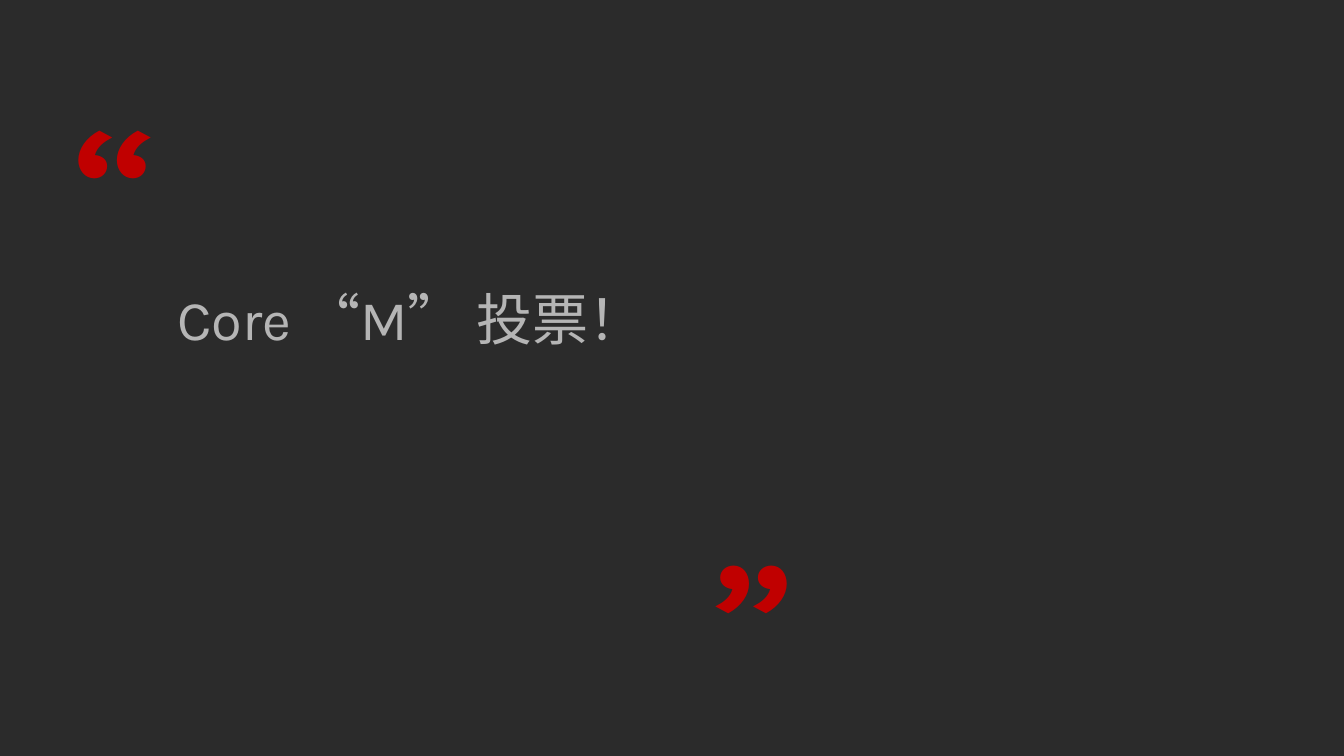
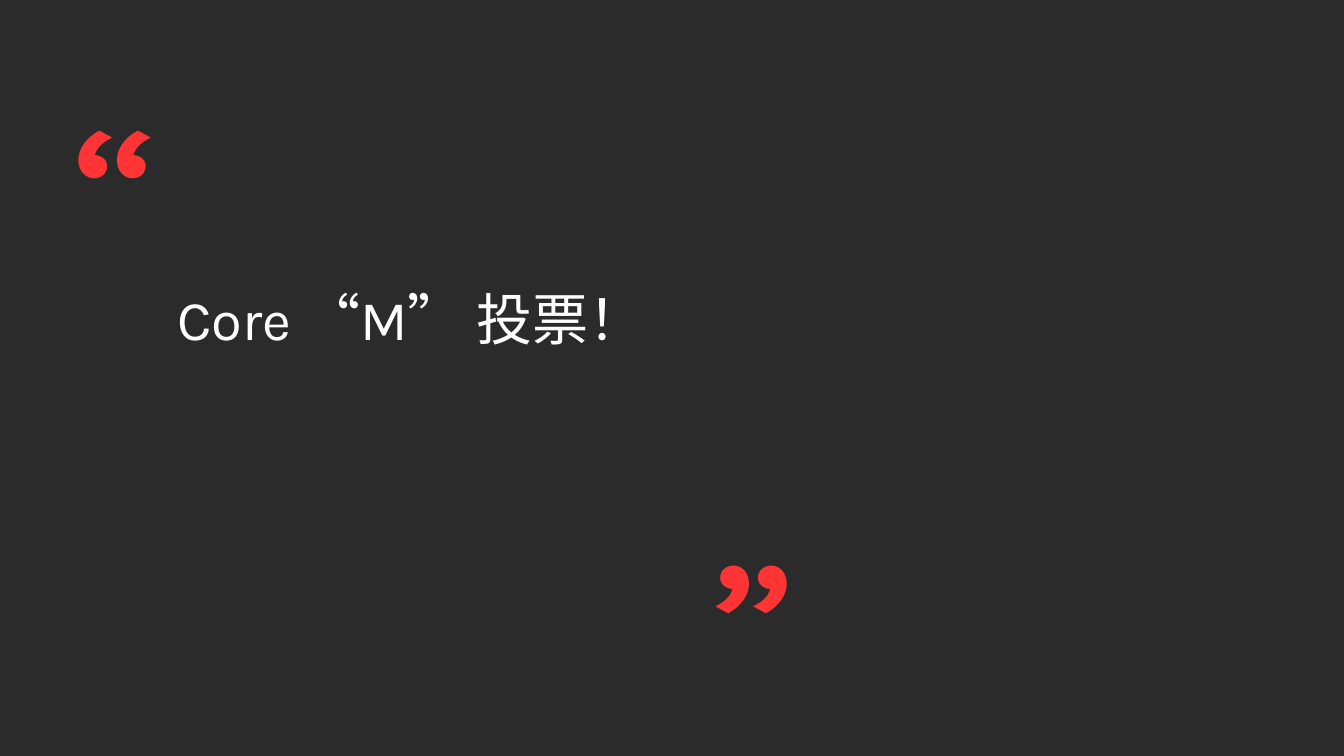
Before and after one commit to AOSC-Dev/aoscc, a slide deck: slide 3 of 2025/templates/aoscc-2025-template-v1.pptx. Drawn at 1344x756 pixels with LibreOffice and Linux fonts; fonts in the diff are those of the drawing; background and template pictures are left out; a plain dark background stands for a picture behind light text. Boxes give left, top, right and bottom in pixels: in the first picture for what was removed or moved away, otherwise in the second. Text is boxed around its words. In the diff, an @@ line names an element or a change of style, - is before the commit and + after.

Commit message:
fix(2025/templates): improve colour scheme

```diff
--- a/2025/templates/aoscc-2025-template-v1.pptx
+++ b/2025/templates/aoscc-2025-template-v1.pptx
@@ text "“" at box(62, 39, 162, 329): text colour #C00000 to #FF3535 @@
@@ text "Core “M” 投票！" at box(177, 292, 644, 345): text colour #B5B5B5 to #FFFFFF @@
@@ text "”" at box(698, 475, 799, 756): text colour #C00000 to #FF3535 @@
```
Also in this commit, not shown: 2 other slides changed.
